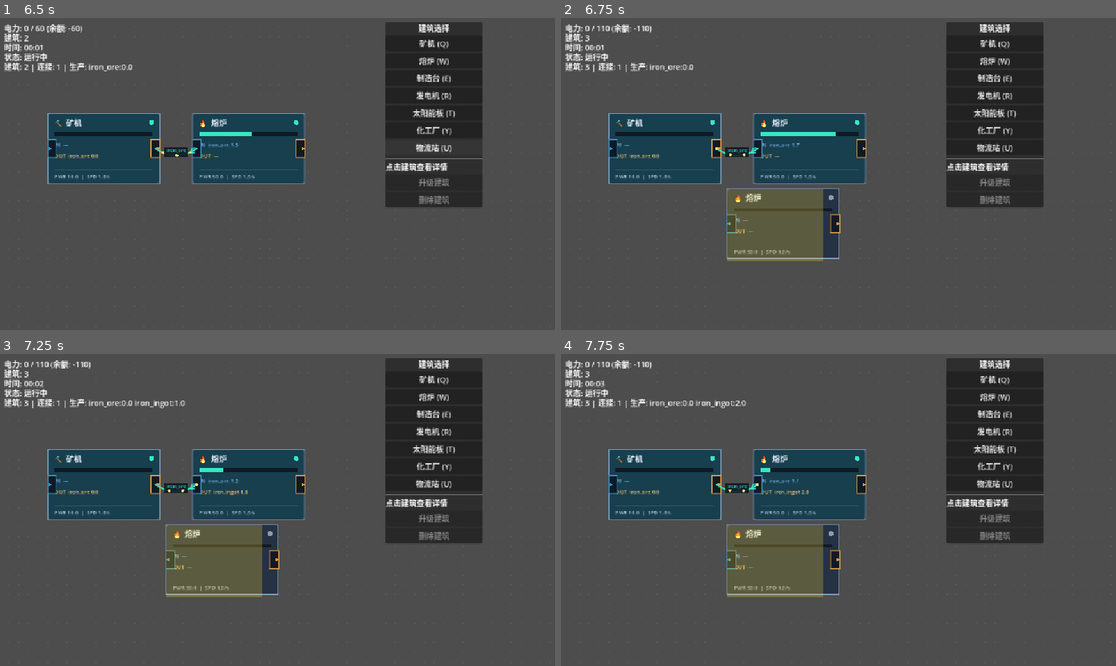
Above: before the commit, frames 1-4 (two rows, left to right).
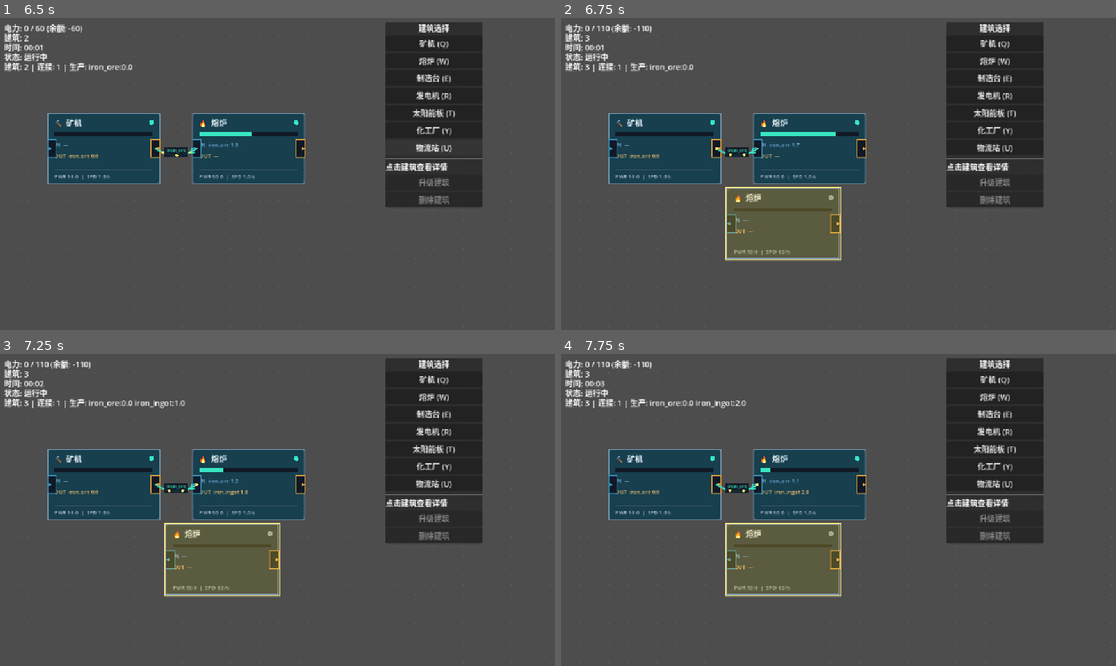
Above: after the commit, the same moments.

Repository: Vantex/cardFactory
Game: Godot game, scene res://scenes/main/Main.tscn
Two runs of this game, one before a commit and one after it. Both use one fixed random seed, a clock stepped at 60 frames per second and the inputs below.
Inputs (mouse positions are in pixels of both pictures, inside the frame that each line leads up to):
- Up to frame 1 (6.5 s): click "矿机 (Q)" at 0.5 s; tap Enter at 1.25 s; move the mouse to (399, 158) at 1.27 s; hold W 1.28-2 s; tap Delete at 1.35 s; click (399, 158) at 1.42 s; tap Space at 1.52 s; click "熔炉 (W)" at 2 s; click "制造台 (E)" at 2.75 s; click "发电机 (R)" at 3.5 s; click "太阳能板 (T)" at 4.25 s; click "化工厂 (Y)" at 5 s; click "物流站 (U)" at 5.75 s
- Up to frame 2 (6.75 s): tap Space at 6.5 s; drag from (727, 189) to (810, 236) at 6.52 s
- Up to frame 3 (7.25 s): no input
- Up to frame 4 (7.75 s): move the mouse to (894, 441) at 7.27 s; hold W from 7.28 s (still down); tap 2 at 7.35 s

Frame 1 is identical in both runs. In frame 2, 1.0% of the frame differs, in the area x 29-51%, y 54-78%; in frame 3, 1.0%; in frame 4, 1.0%.
Error in both runs: Invalid assignment of property or key 'selected_building_type' with value of type 'String' on a base object of type 'RefCounted (GameState)'. (res://scenes/ui/…

Commit message:
fix: align factory render interaction state

Diff:
--- a/scripts/input/InputHandler.gd
+++ b/scripts/input/InputHandler.gd
@@ -1,4 +1,6 @@
 extends Node2D
+
+const CardRenderer = preload("res://scripts/rendering/CardRenderer.gd")
 
 enum Mode {
 	IDLE,
@@ -8,8 +10,8 @@
 	PANNING,
 }
 
-const CARD_SIZE := Vector2(200, 150)
-const PORT_SIZE := Vector2(18, 36)
+const CARD_SIZE := CardRenderer.CARD_SIZE
+const PORT_SIZE := CardRenderer.PORT_SIZE
 const DRAG_THRESHOLD := 5.0
 const MIN_ZOOM := 0.45
 const MAX_ZOOM := 1.8
@@ -217,10 +219,10 @@
 	return ""
 
 func _get_input_port_rect(card_position: Vector2) -> Rect2:
-	return Rect2(card_position + Vector2(0, (CARD_SIZE.y - PORT_SIZE.y) * 0.5), PORT_SIZE)
+	return CardRenderer.get_input_port_rect(card_position)
 
 func _get_output_port_rect(card_position: Vector2) -> Rect2:
-	return Rect2(card_position + Vector2(CARD_SIZE.x - PORT_SIZE.x, (CARD_SIZE.y - PORT_SIZE.y) * 0.5), PORT_SIZE)
+	return CardRenderer.get_output_port_rect(card_position)
 
 func _get_event_screen_position(event: InputEvent) -> Vector2:
 	if event is InputEventMouse:
--- a/scripts/rendering/CardRenderer.gd
+++ b/scripts/rendering/CardRenderer.gd
@@ -15,10 +15,21 @@
 }
 
 var _game_state: GameState
+var _input_handler: Node
 
 func set_game_state(game_state: GameState) -> void:
 	_game_state = game_state
 	queue_redraw()
+
+func set_input_handler(input_handler: Node) -> void:
+	_input_handler = input_handler
+	queue_redraw()
+
+func is_building_selected(building_id: String) -> bool:
+	if building_id.is_empty():
+		return false
+	var input_handler := _get_input_handler()
+	return input_handler != null and input_handler.get("selected_building_id") == building_id
 
 static func get_input_port_rect(card_position: Vector2) -> Rect2:
 	return Rect2(card_position + Vector2(0, (CARD_SIZE.y - PORT_SIZE.y) * 0.5), PORT_SIZE)
@@ -81,7 +92,7 @@
 
 	_draw_port(get_input_port_rect(position), Color("3a8fb7"), false)
 	_draw_port(get_output_port_rect(position), Color("d89b42"), true)
-	if building.get("selected", false):
+	if is_building_selected(building.get("id", "")):
 		draw_rect(card_rect.grow(3.0), Color("ffe585"), false, 2.0, true)
 
 func _draw_buffer_summary(font: Font, position: Vector2, label: String, buffer: Dictionary, color: Color) -> void:
@@ -126,5 +137,8 @@
 func _get_game_state() -> GameState:
 	return _game_state if _game_state != null else GameManager.get_game_state()
 
+func _get_input_handler() -> Node:
+	return _input_handler if _input_handler != null else get_node_or_null("../InputHandler")
+
 func _process(_delta: float) -> void:
 	queue_redraw()
--- a/scripts/rendering/ConnectionRenderer.gd
+++ b/scripts/rendering/ConnectionRenderer.gd
@@ -8,6 +8,9 @@
 func set_game_state(game_state: GameState) -> void:
 	_game_state = game_state
 	queue_redraw()
+
+func is_connection_active(connection: Dictionary) -> bool:
+	return connection.get("active", true)
 
 func _draw() -> void:
 	var game_state := _get_game_state()
@@ -24,7 +27,7 @@
 		return
 	var start := CardRenderer.get_output_port_rect(source.get("position", Vector2.ZERO)).get_center()
 	var end := CardRenderer.get_input_port_rect(target.get("position", Vector2.ZERO)).get_center()
-	var active: bool = connection.get("active", false)
+	var active := is_connection_active(connection)
 	var color := Color("38e6c2") if active else Color("6e90ad")
 	var control := _curve_control(start, end)
 	draw_polyline(_curve_points(start, end), color, 3.0 if active else 2.0, true)
--- a/scripts/test/TestFactoryWorkspace.gd
+++ b/scripts/test/TestFactoryWorkspace.gd
@@ -1,6 +1,7 @@
 extends Node
 
 const CardRenderer = preload("res://scripts/rendering/CardRenderer.gd")
+const ConnectionRenderer = preload("res://scripts/rendering/ConnectionRenderer.gd")
 
 var _failures := 0
 
@@ -121,6 +122,25 @@
 	_expect(CardRenderer.CARD_SIZE == Vector2(232, 144), "card geometry is stable")
 	_expect(CardRenderer.get_input_port_rect(Vector2.ZERO).has_point(Vector2(0, 72)), "input port hit area matches drawing")
 	_expect(CardRenderer.get_output_port_rect(Vector2.ZERO).has_point(Vector2(232, 72)), "output port hit area matches drawing")
+	_test_renderer_selection_contract()
+
+func _test_renderer_selection_contract() -> void:
+	var main_scene := load("res://scenes/main/Main.tscn") as PackedScene
+	_expect(main_scene != null, "main scene is available for renderer selection")
+	if main_scene == null:
+		return
+	var main := main_scene.instantiate()
+	var card_renderer := main.get_node_or_null("CardRenderer")
+	var input_handler := main.get_node_or_null("InputHandler")
+	_expect(card_renderer != null and input_handler != null, "main wires card rendering and input together")
+	if card_renderer == null or input_handler == null:
+		main.queue_free()
+		return
+	input_handler.set("selected_building_id", "selected_card")
+	_expect(card_renderer.has_method("is_building_selected"), "card renderer exposes selection state")
+	if card_renderer.has_method("is_building_selected"):
+		_expect(card_renderer.call("is_building_selected", "selected_card"), "input selection drives the card outline state")
+	main.queue_free()
 
 func _test_canvas_input_contract() -> void:
 	var input_script := load("res://scripts/input/InputHandler.gd") as Script
@@ -144,10 +164,16 @@
 	GameManager.game_state = GameState.new()
 	var source: Dictionary = GameManager.get_game_state().try_place_building("miner", Vector2(100, 100))
 	var target: Dictionary = GameManager.get_game_state().try_place_building("smelter", Vector2(420, 100))
+	_expect(input_handler.call("_get_output_port_at_position", Vector2(332, 172)) == source.id, "visible card output port is clickable through input handling")
 	input_handler.call("start_connection", source.id)
 	_expect(input_handler.call("get_mode_name") == "connecting", "connection mode starts")
 	_expect(input_handler.call("complete_connection", target.id), "legal connection completes through the input handler")
 	_expect(input_handler.call("get_mode_name") == "idle" and GameManager.get_game_state().connections.size() == 1, "completed connection clears input state")
+	var connection_renderer := ConnectionRenderer.new()
+	_expect(connection_renderer.has_method("is_connection_active"), "connection renderer exposes activity semantics")
+	if connection_renderer.has_method("is_connection_active"):
+		_expect(connection_renderer.call("is_connection_active", GameManager.get_game_state().connections.values()[0]), "normally created connections animate by default")
+	connection_renderer.queue_free()
 
 	var main_scene := load("res://scenes/main/Main.tscn") as PackedScene
 	_expect(main_scene != null, "main scene is available")
